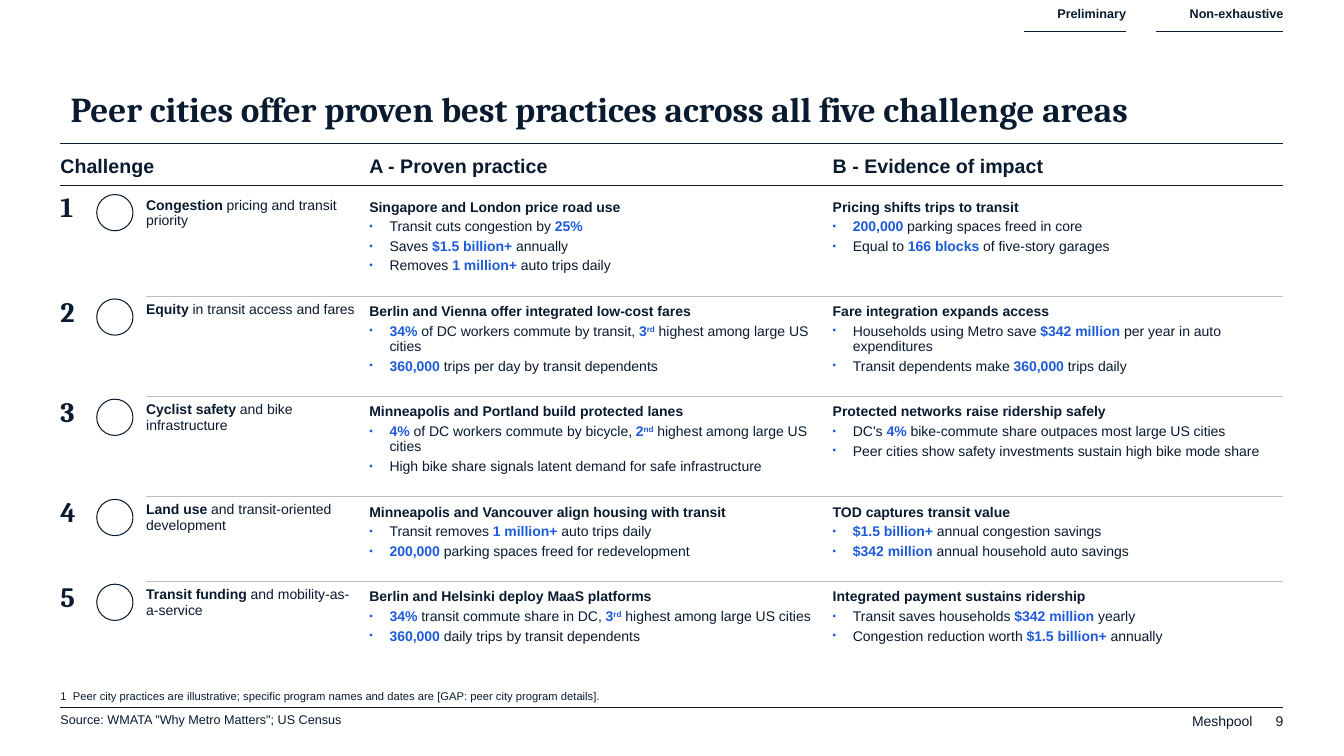
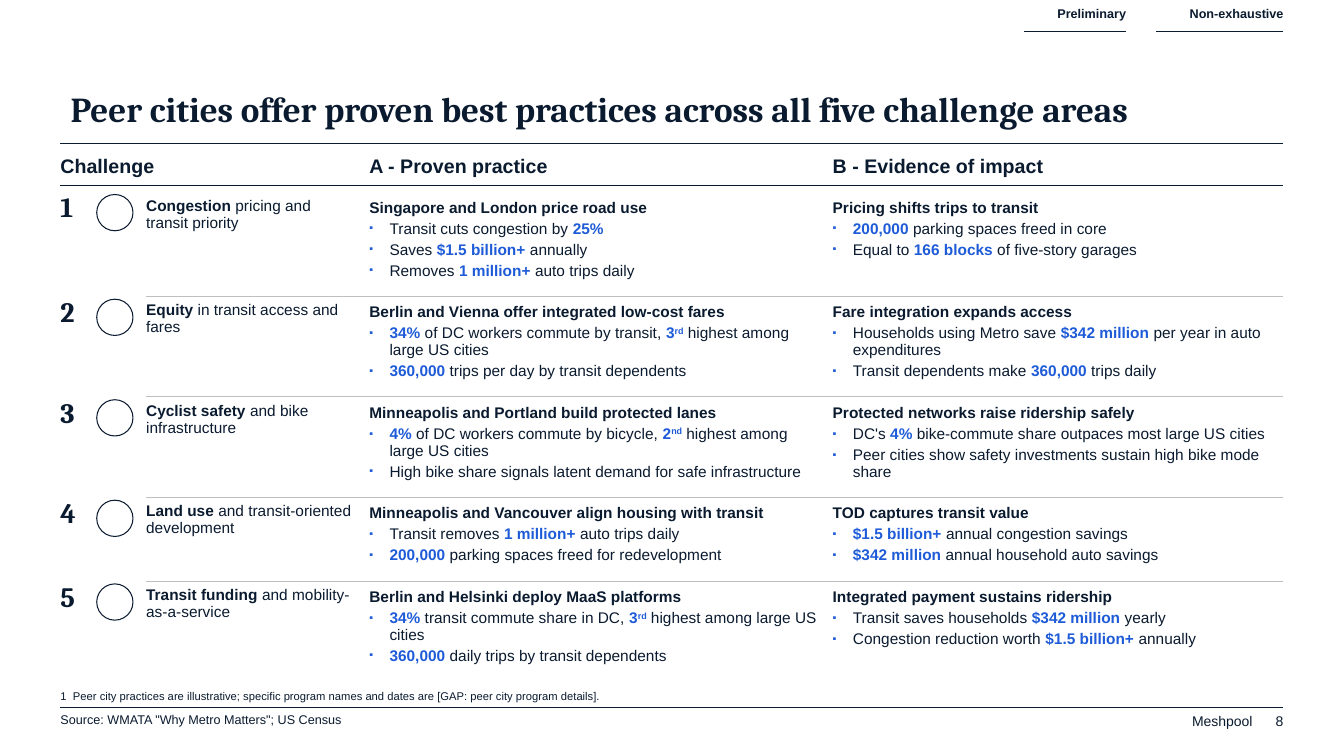
Before and after one commit to hamzaaziada/meshpool-harness, a slide deck: slide 8 of docs/deck-engine/examples/content_only_dc.pptx (slide 9 before the commit). Drawn at 1344x756 pixels with LibreOffice and Linux fonts; fonts in the diff are those of the drawing; background and template pictures are left out. Boxes give left, top, right and bottom in pixels: in the first picture for what was removed or moved away, otherwise in the second. Text is boxed around its words. In the diff, an @@ line names an element or a change of style, - is before the commit and + after.

```diff
--- a/docs/deck-engine/examples/content_only_dc.pptx
+++ b/docs/deck-engine/examples/content_only_dc.pptx
@@ size 10 to 11 pt; line spacing 11pt to 12pt in 15 elements at <box>369,202,647,279</box>, <box>833,202,1137,258</box>, <box>369,306,789,380</box>, <box>833,306,1261,380</box>, <box>369,591,816,664</box>, <box>833,591,1196,647</box>, <box>369,507,763,564</box>, <box>833,507,1158,563</box>, <box>146,589,349,617</box>, <box>369,407,801,480</box>, <box>833,407,1265,477</box>, <box>146,200,311,231</box>, <box>146,405,308,433</box>, <box>146,505,351,537</box>, <box>146,304,339,332</box> @@
```
Also in this commit, not shown: 8 other slides changed, 1 slide removed, 14 other files.
